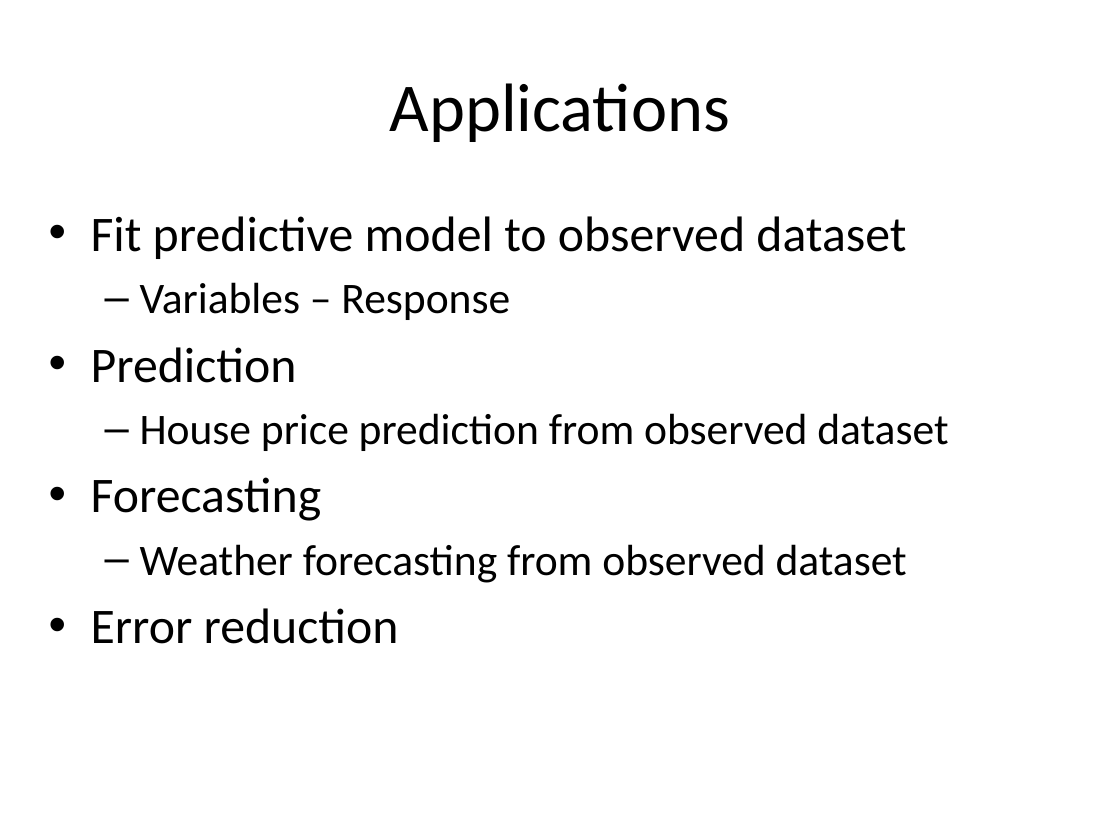
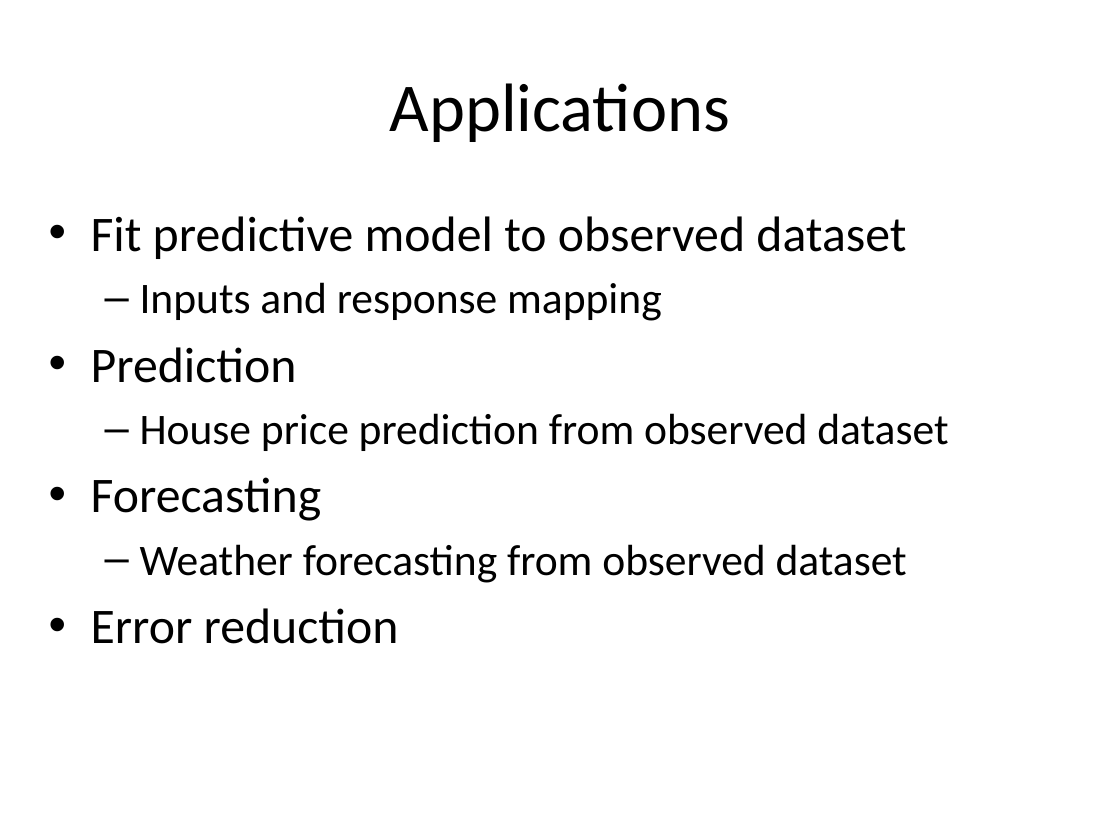
Before and after one commit to look4pritam/ArtificialIntelligence, a slide deck: slide 17 of MachineLearning/LinearRegression/LinearRegression.pptx. Drawn at 1120x840 pixels with LibreOffice and Linux fonts; fonts in the diff are those of the drawing. Boxes give left, top, right and bottom in pixels: in the first picture for what was removed or moved away, otherwise in the second. Text is boxed around its words. In the diff, an @@ line names an element or a change of style, - is before the commit and + after.

```diff
--- a/MachineLearning/LinearRegression/LinearRegression.pptx
+++ b/MachineLearning/LinearRegression/LinearRegression.pptx
@@ text at (140,282,662,321): text changed @@
-  – Variables – Response
+  – Inputs and response mapping
```
Also in this commit, not shown: 6 other slides changed.
